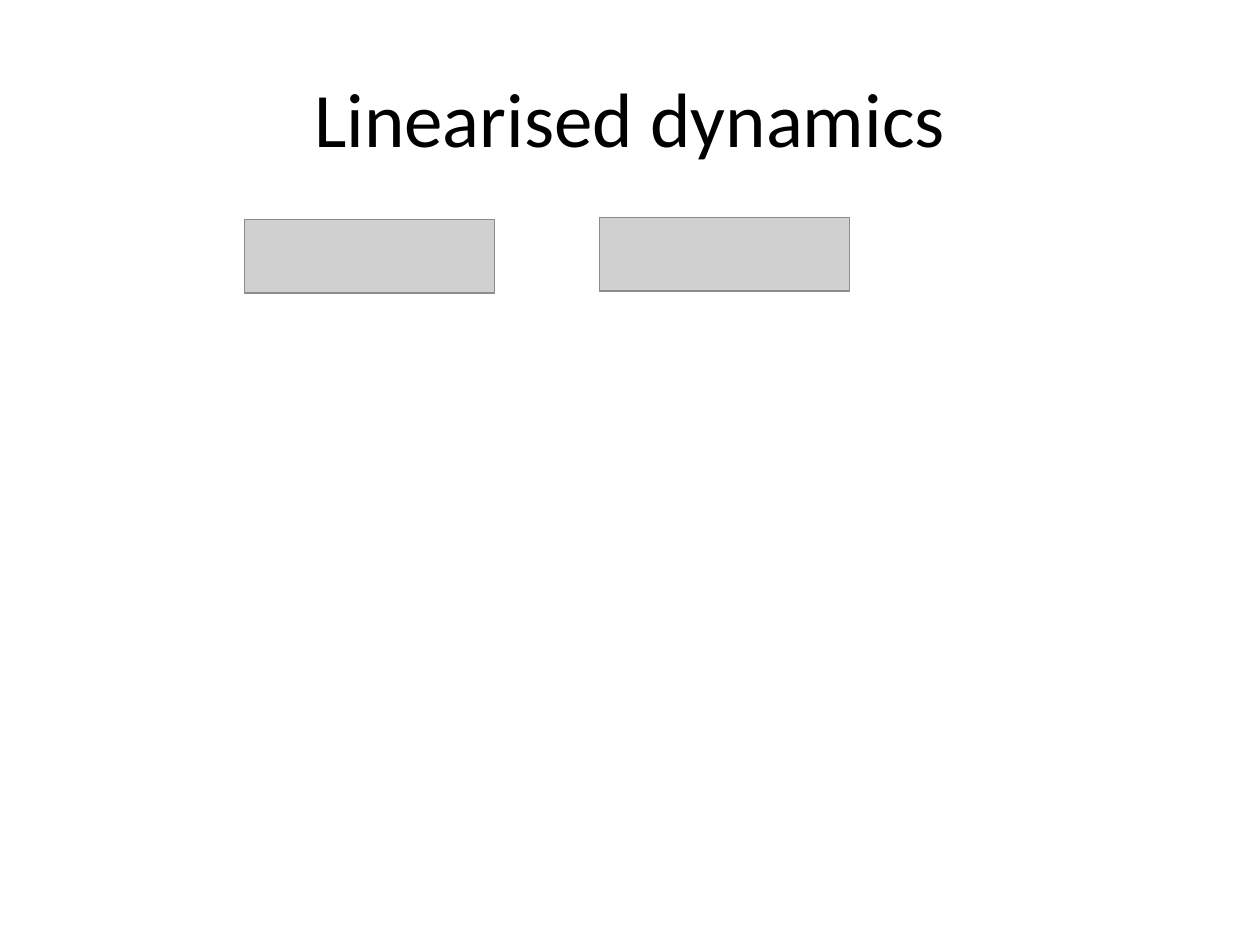
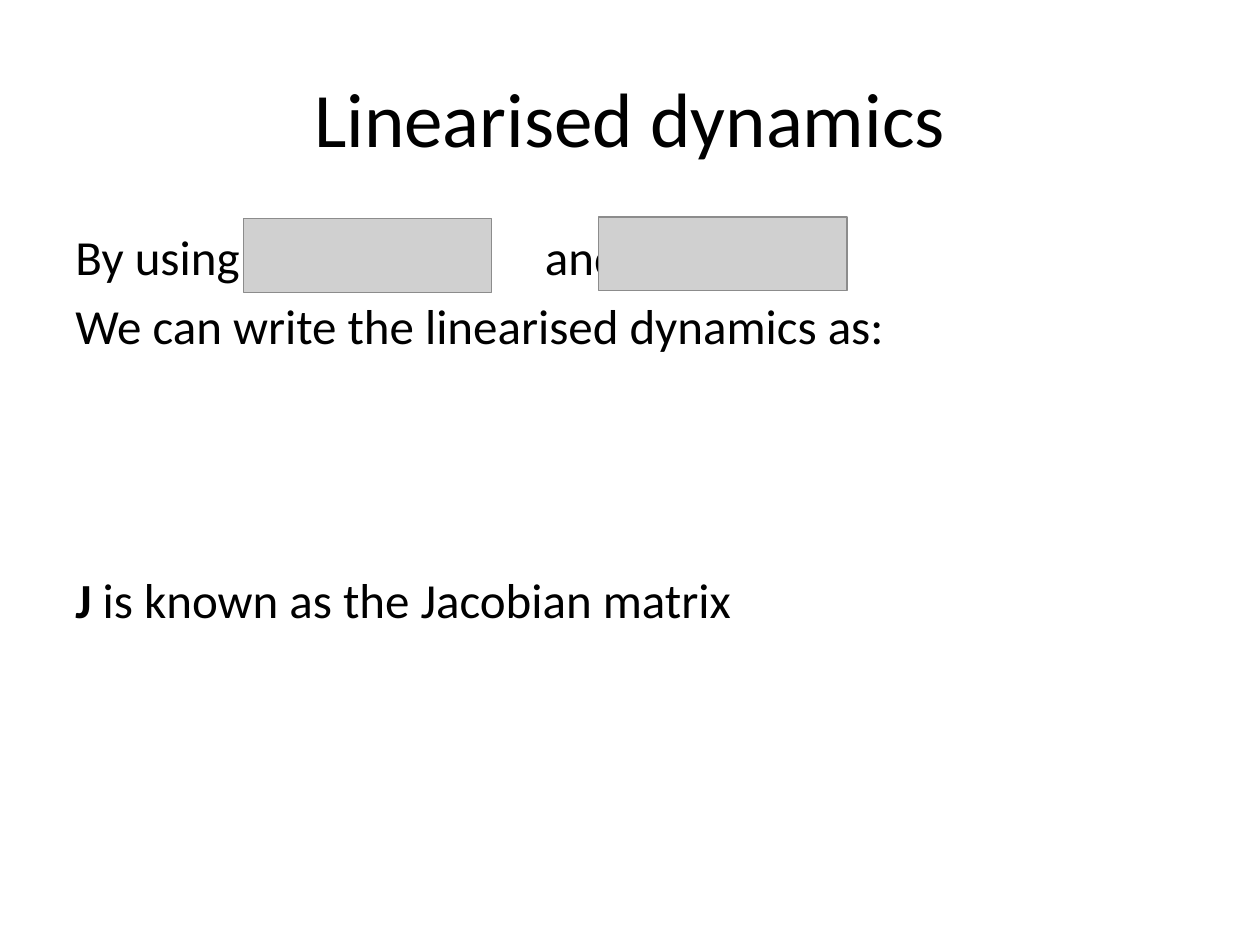
Before and after one commit to zoe1197/CMEE, a slide deck: slide 11 of Ecological_Model/Tuesday/CMEE-2-3.pptx. Drawn at 1260x945 pixels with LibreOffice and Linux fonts; fonts in the diff are those of the drawing; grey boxes stand for pictures. Boxes give left, top, right and bottom in pixels: in the first picture for what was removed or moved away, otherwise in the second. Text is boxed around its words. In the diff, an @@ line names an element or a change of style, - is before the commit and + after.

```diff
--- a/Ecological_Model/Tuesday/CMEE-2-3.pptx
+++ b/Ecological_Model/Tuesday/CMEE-2-3.pptx
@@ text added at bbox=[75, 235, 884, 619], 28 pt, text #000000 @@
+By using and
+We can write the linearised dynamics as:
+J is known as the Jacobian matrix
```
Also in this commit, not shown: 33 other slides changed, 4 slides added, 4 slides removed, 2 other files.
